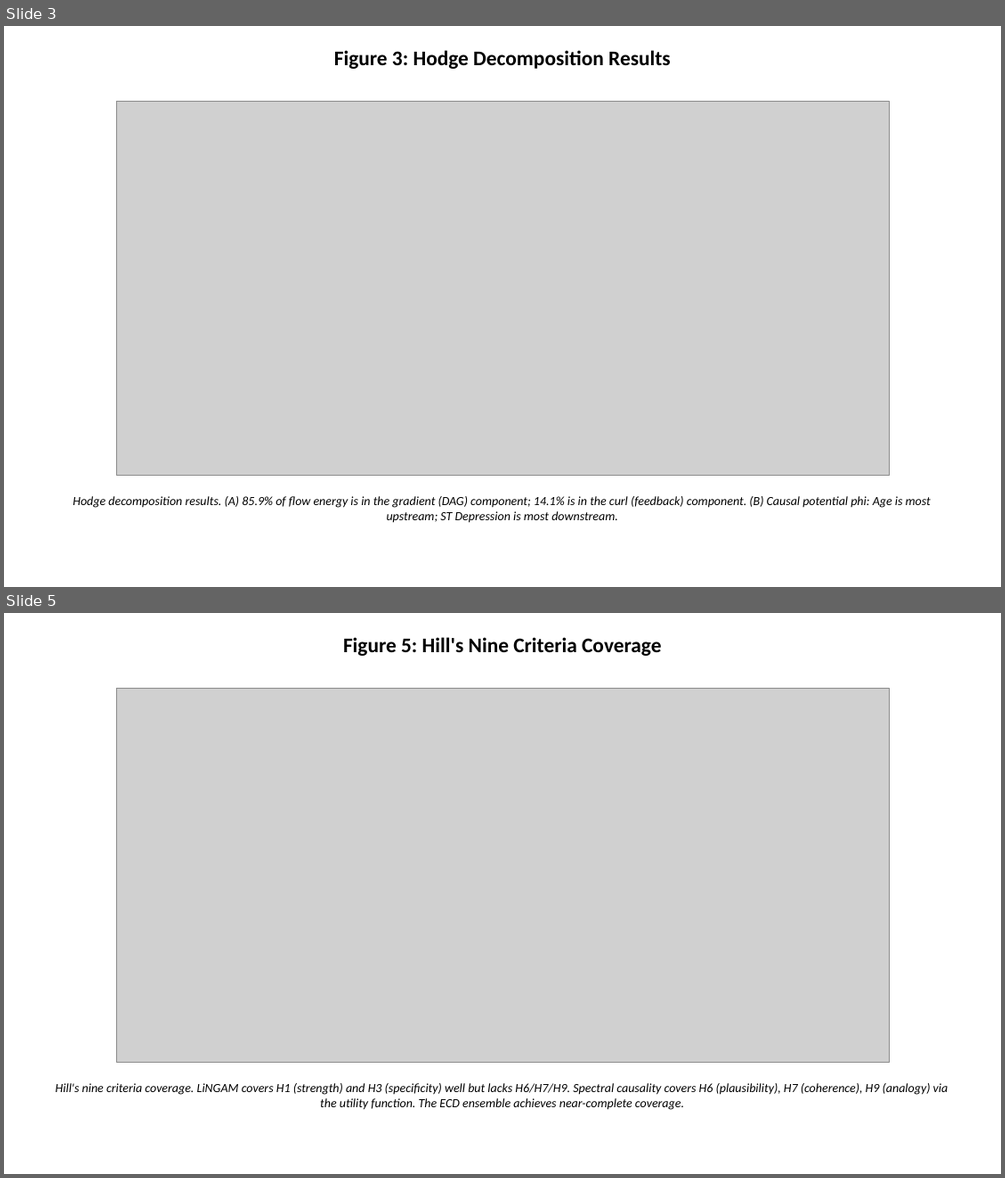
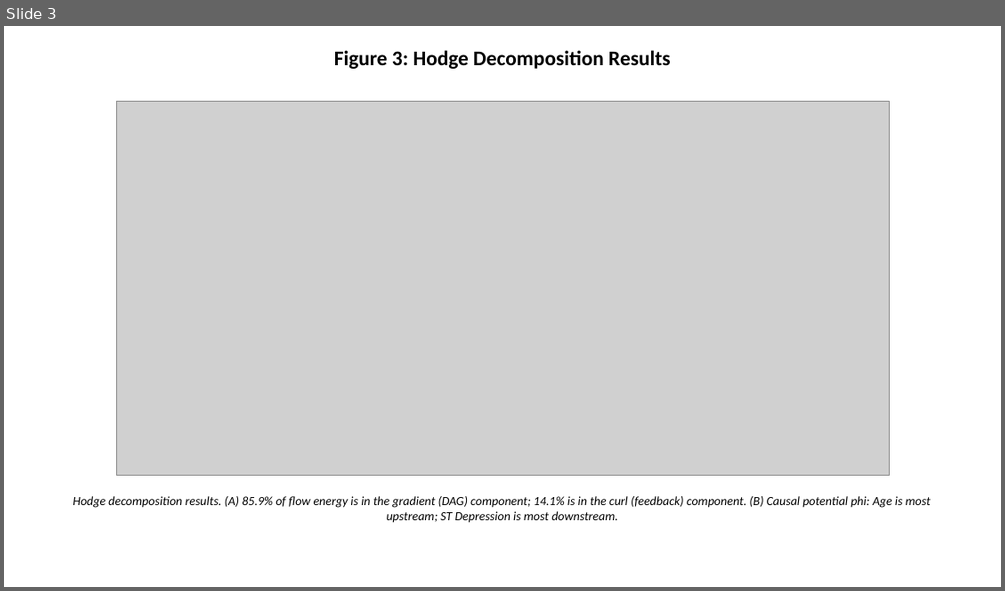
Before and after one commit to bougtoir/kotha-rct-decomposition, a slide deck: spectral-causality-jmlr/spectral_causality_figures.pptx. Shown one above the other, each under a label of ours: slides 3 and 5 before the commit, slide 3 after it; the slides between them are not shown. The pictures are 1005x1178 and 1005x591 pixels, drawn with LibreOffice and Linux fonts; fonts in the diff are those of the drawing; grey boxes stand for pictures. Boxes give left, top, right and bottom in pixels: in the first picture for what was removed or moved away, otherwise in the second. Text is boxed around its words. In the diff, an @@ line names an element or a change of style, - is before the commit and + after.

```diff
--- a/spectral-causality-jmlr/spectral_causality_figures.pptx
+++ b/spectral-causality-jmlr/spectral_causality_figures.pptx
@@ slide 5 removed at box(4, 613, 1001, 1174), background #FFFFFF @@
@@ text removed at box(343, 637, 661, 656) @@
-Figure 5: Hill's Nine Criteria Coverage
@@ picture removed at box(116, 688, 889, 1062) @@
@@ text removed at box(56, 1083, 948, 1110) @@
-Hill's nine criteria coverage. LiNGAM covers H1 (strength) and H3 (specificity) well but lacks H6/H7/H9. Spectral causality covers H6 (plausibility), H7 (coherence), H9 (analogy) via the utility function. The ECD ensemble achieves near-complete coverage.
```
Also in this commit, not shown: 2 slides changed, 4 other slides removed, 9 other files.
